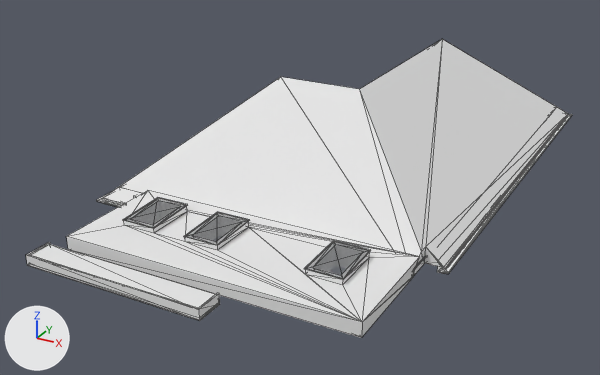
Renders of the glTF model na-project-portal/26-Projects/PS01__MustersRoad/30__TrueVision__AppContent/DesignPhase01__ConceptDesign__Scheme-02/PS01__TrueVision__MainBuildingModel__ExistingRoofs__MeshModel__.glb from each side of a commit.
The view is the same before and after, from a 50 mm lens placed at (25.9, -7.3, 12.8), pointed at (14.3, 13.9, 2.2). Lighting does not change. The marker at lower left points along +X, +Y and +Z. The older version comes first. Mesh edges are drawn as thin lines. Vertices at exactly the same position are counted once.

Script lines for the objects in view, before the commit:
```python
me_mesh_0_13__existingbuilding__roofs__default = bpy.data.meshes.new('Mesh_0_13__ExistingBuilding__Roofs::Default')
me_mesh_0_13__existingbuilding__roofs__default.from_pydata(...)  # 248 vertices, 484 faces; spans x 9.6..20.4, y 5.7..24.7, z 2.3..5.8
me_mesh_0_13__existingbuilding__roofs__default.materials.append(mat_default)  # white #e7e7e7
me_mesh_1_13__existingbuilding__roofs__mat101__glass__cleardefault = bpy.data.meshes.new('Mesh_1_13__ExistingBuilding__Roofs::MAT101__Glass__ClearDefault')
me_mesh_1_13__existingbuilding__roofs__mat101__glass__cleardefault.from_pydata(...)  # 24 vertices, 36 faces; spans x 12.02..18.62, y 8.08..9.62, z 3.0..3.07
me_mesh_1_13__existingbuilding__roofs__mat101__glass__cleardefault.materials.append(mat_mat101__glass__cleardefault)  # grey #76787c
ob_13__existingbuilding__roofs__default = bpy.data.objects.new('13__ExistingBuilding__Roofs::Default', me_mesh_0_13__existingbuilding__roofs__default)
ob_13__existingbuilding__roofs__default.location = (0.0, 0.0, 0.0)
ob_13__existingbuilding__roofs__mat101__glass__cleardefault = bpy.data.objects.new('13__ExistingBuilding__Roofs::MAT101__Glass__ClearDefault', me_mesh_1_13__existingbuilding__roofs__mat101__glass__cleardefault)
ob_13__existingbuilding__roofs__mat101__glass__cleardefault.location = (0.0, 0.0, 0.0)
```
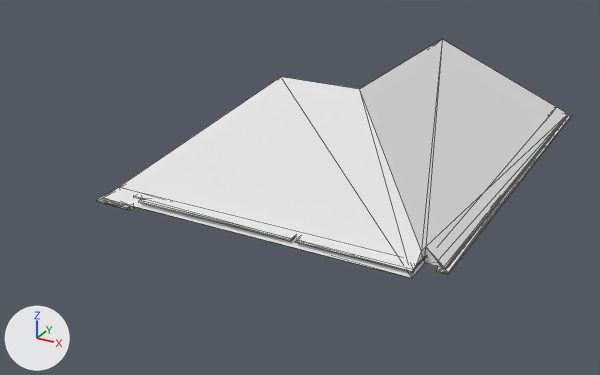
What differs and where, as boxes [x1, y1, x2, y2] in the pictures (600 x 375 px):
'13__ExistingBuilding__Roofs::Default', reshaped (13% narrower, 20% shorter): before [26, 39, 572, 338]; after [97, 39, 572, 278]
'13__ExistingBuilding__Roofs::MAT101__Glass__ClearDefault', deleted: before [123, 197, 371, 280]
part 1 of me_mesh_0_13__existingbuilding__roofs__default, deleted: before [66, 190, 419, 338]
part 2 of me_mesh_0_13__existingbuilding__roofs__default, deleted: before [26, 242, 220, 321]

The change, as a list of edits to the scene's bpy script:
```text
Change me_mesh_0_13__existingbuilding__roofs__default:
    used by ob_13__existingbuilding__roofs__default; location = (0.0, 0.0, 0.0)
    remove me_mesh_0_13__existingbuilding__roofs__default.from_pydata(...)  # 248 vertices, 484 faces; spans x 9.6..20.4, y 5.7..24.7, z 2.3..5.8
    add me_mesh_0_13__existingbuilding__roofs__default.from_pydata(...)  # 163 vertices, 310 faces; spans x 9.6..20.4, y 9.7..24.7, z 2.3..5.8
    me_mesh_0_13__existingbuilding__roofs__default part 1: the loose piece of 61 vertices spanning x 11.1..19.7, y 6.8..10.3, z 2.5..3.1 is deleted
    me_mesh_0_13__existingbuilding__roofs__default part 2: the loose piece of 24 vertices spanning x 10.9..16.2, y 5.7..6.5, z 2.5..2.8 is deleted
Remove ob_13__existingbuilding__roofs__mat101__glass__cleardefault:
    ob_13__existingbuilding__roofs__mat101__glass__cleardefault = bpy.data.objects.new('13__ExistingBuilding__Roofs::MAT101__Glass__ClearDefault', me_mesh_1_13__existingbuilding__roofs__mat101__glass__cleardefault)
    ob_13__existingbuilding__roofs__mat101__glass__cleardefault.location = (0.0, 0.0, 0.0)
```
